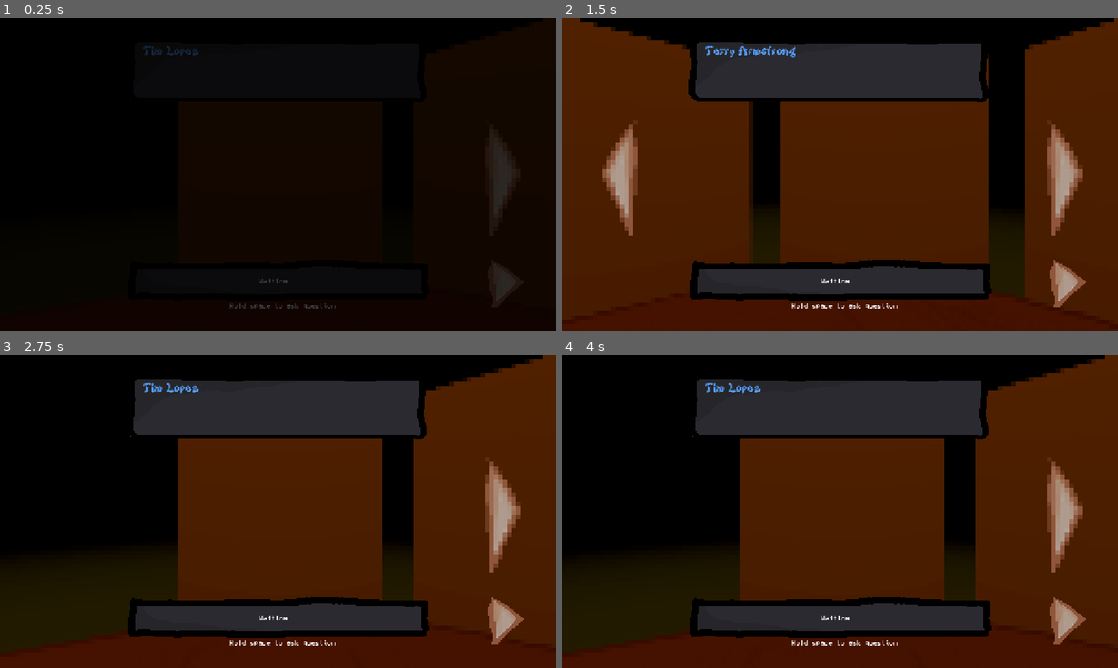
Above: before the commit, frames 1-4 (two rows, left to right).
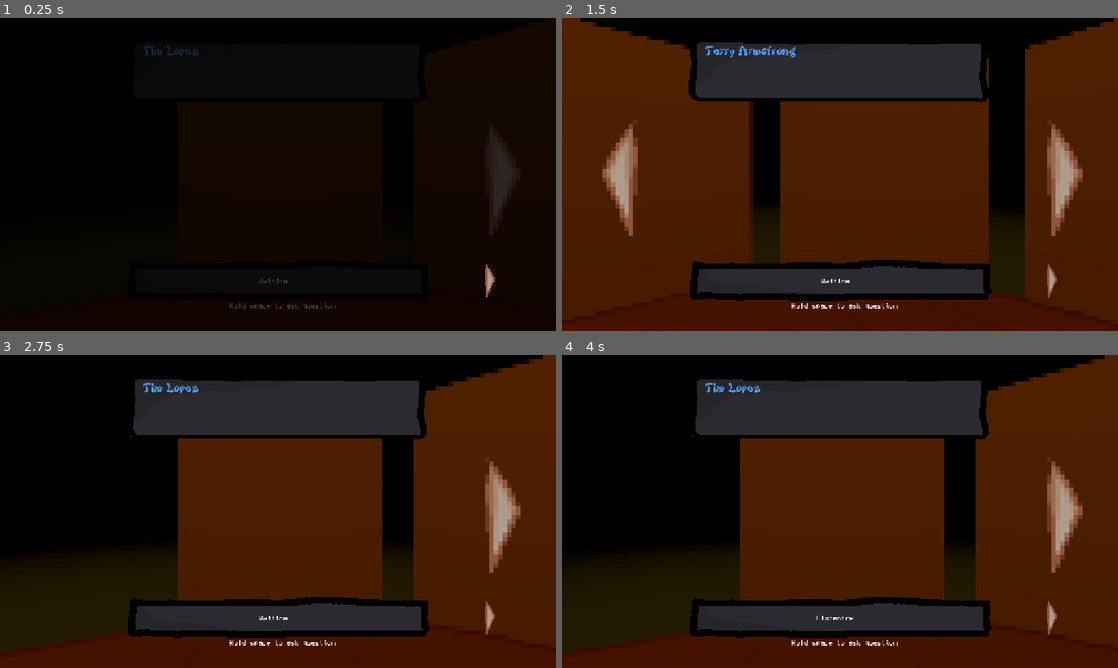
Above: after the commit, the same moments.

Repository: Caz080/AfterFall
Game: Godot game, scene res://Assets/Scenes/game.tscn
Two runs of this game, one before a commit and one after it. Both use one fixed random seed, a clock stepped at 60 frames per second and the inputs below.
Inputs (mouse positions are in pixels of both pictures, inside the frame that each line leads up to; where the layout moved, square brackets give the same spot in the first picture):
- Up to frame 1 (0.25 s): no input
- Up to frame 2 (1.5 s): click (1062, 280) [1067, 284] at 0.5 s; click (1062, 174) at 1.25 s
- Up to frame 3 (2.75 s): click (55, 511) at 2 s
- Up to frame 4 (4 s): tap Enter (ui_accept) at 2.75, 3.02, 3.5, 3.77 s; hold Right (move_right) 2.78-3.53 s; hold Space (push_to_talk) 2.78-3.53 s; hold Left (move_left) from 3.53 s (still down); tap Space (push_to_talk) at 3.6 s

The runs differ from the first frame. In frame 1, 0.4% of the frame differs, in the area x 87-93%, y 78-91%; in frame 2, 0.6%; in frame 3, 0.6%; in frame 4, 0.6%, in the area x 45-95%, y 77-93%.

Commit message:
fix dumbass layering btn

Diff:
--- a/projectreal/Assets/Scenes/game.tscn
+++ b/projectreal/Assets/Scenes/game.tscn
@@ -212,28 +212,14 @@
 theme_override_font_sizes/font_size = 30
 text = "---"
 
-[node name="Dialogue" type="RichTextLabel" parent="gameUI/Control/MarginContainer/VBoxContainer" unique_id=451130029]
+[node name="Dialogue" type="RichTextLabel" parent="gameUI/Control/MarginContainer/VBoxContainer" unique_id=451130029 node_paths=PackedStringArray("plr")]
 custom_minimum_size = Vector2(0, 85.33)
 layout_mode = 2
 theme_override_fonts/normal_font = ExtResource("6_nvds3")
 theme_override_font_sizes/normal_font_size = 20
 bbcode_enabled = true
 script = ExtResource("5_fw1vi")
-
-[node name="guessBtn" type="TextureButton" parent="gameUI" unique_id=391228713]
-anchors_preset = 6
-anchor_left = 1.0
-anchor_top = 0.5
-anchor_right = 1.0
-anchor_bottom = 0.5
-offset_left = -173.0
-offset_top = 187.0
-offset_right = -64.0
-offset_bottom = 314.0
-grow_horizontal = 0
-grow_vertical = 2
-texture_normal = ExtResource("11_xf01c")
-stretch_mode = 0
+plr = NodePath("../../../../../Player")
 
 [node name="guessResult" type="RichTextLabel" parent="gameUI" unique_id=2103881938]
 anchors_preset = 15
@@ -257,6 +243,13 @@
 grow_vertical = 2
 texture = ExtResource("9_4ao11")
 
+[node name="guessBtn" type="TextureButton" parent="gameUI" unique_id=312574620]
+offset_left = 1111.0
+offset_top = 558.0
+offset_right = 1200.0
+offset_bottom = 658.0
+texture_normal = ExtResource("11_xf01c")
+
 [node name="Player" parent="." unique_id=777394373 node_paths=PackedStringArray("currentCamera") instance=ExtResource("2_pfbgl")]
 transform = Transform3D(-4.371139e-08, 0, 1, 0, 1, 0, -1, 0, -4.371139e-08, 0, 0.727, 0)
 currentCamera = NodePath("Offset/MainCamera")
@@ -278,5 +271,3 @@
 light_energy = 2.206
 spot_range = 11.905716
 spot_angle = 59.02622
-
-[connection signal="pressed" from="gameUI/guessBtn" to="." method="_on_guess_btn_pressed"]
--- a/projectreal/Assets/Scripts/gameHandler.gd
+++ b/projectreal/Assets/Scripts/gameHandler.gd
@@ -1,6 +1,9 @@
 extends Node3D
 
+@onready var txtinput = $gameUI/TextureRect/Prompt
 @onready var blackFade = $gameUI/BlackFade
+
+@onready var guessBtn = $gameUI/guessBtn
 
 @export var currentPlayer: Node3D
 
@@ -13,25 +16,28 @@
 	tween.tween_property(blackFade, "modulate:a", 0.0, 1.0)
 	await tween.finished
 
+	guessBtn.pressed.connect(_on_guess_btn_pressed)
+
 	Stt.transcribed.connect(_on_transcribed)
 
 # Called every frame. 'delta' is the elapsed time since the previous frame.
 func _process(delta: float) -> void:
-	pass
+	if txtinput.text == "" or txtinput.text == "Waiting..." or Stt.listeningtxt == "Listening...":
+		txtinput.text = Stt.listeningtxt
 
 func _on_transcribed(t: String) -> void:
 	$gameUI/TextureRect/Prompt.text = t
 	#caret_column = text.length()
 	#print(t)
-	var person = get_node("../../../Player")
+	var person = currentPlayer
 	var textbox = $gameUI/Control/MarginContainer/VBoxContainer/Dialogue
 	HttpManager.ask_question(t, currentPlayer.currentNPC, textbox)
 
 func _on_guess_btn_pressed() -> void:
 	currentPlayer.active = false
+	print("test")
 
 	var guess = currentPlayer.currentNPC
-
 	var sustext = $gameUI/guessResult
 	sustext.text = "[shake rate=20.0 level=5 connected=1]And the alien is...[/shake]"
 	await get_tree().create_timer(3.0).timeout
@@ -43,5 +49,4 @@
 		sustext.text = "You got it!"
 	else:
 		sustext.text = "You lost!"
-
 	currentPlayer.currentNPC = HttpManager.alien
--- a/projectreal/Assets/Scripts/npcHandler.gd
+++ b/projectreal/Assets/Scripts/npcHandler.gd
@@ -14,8 +14,3 @@
 	#print(name + ": " + firstName + " " + lastName + ", personality: " + var_to_str(personalityInt))
 
 	Hairs.pick_random().visible = true
-
-
-# Called every frame. 'delta' is the elapsed time since the previous frame.
-func _process(delta: float) -> void:
-	pass
--- a/projectreal/http_manager.gd
+++ b/projectreal/http_manager.gd
@@ -57,7 +57,7 @@
 	var headers = ["content-type: application/json"]
 
 	#print("URL: ", url+"?key="+key)
-	var context = "Keep responses under 50 characters, 1-2 sent …(239 unchanged characters)… o find the aliens. Prove you are a human! "
+	var context = "Keep responses under 50 characters, 1-2 sent …(239 unchanged characters)… o find the aliens. Prove you are a human, sound and talk like a human, not like an alien or AI! "
 	var body = {
 		"system_instruction": {
 			"parts":[
--- a/projectreal/text_anim.gd
+++ b/projectreal/text_anim.gd
@@ -1,15 +1,19 @@
 extends RichTextLabel
+
+@export var plr: Node3D
 
 @export var charspersec := 40.0
 var _typing := false
 
 func typeText(text: String):
+	var curnpc = plr.currentNPC
 	visible_characters = 0
 	_typing = true
 	self.text = "[wave amp=20 freq=5]"+text+"[/wave]"
 	var total := text.length()
-	while visible_characters < total:
+	while visible_characters < total or plr.currentNPC != curnpc or get_parsed_text() == "":
 		visible_characters+=1
+		if get_parsed_text() == "": break
 		var c := get_parsed_text()[visible_characters-1]
 		var delay := 1.0/charspersec
 		if c in ".!?":
